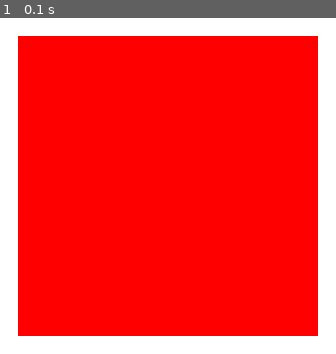
Above: before the commit, frame 1.
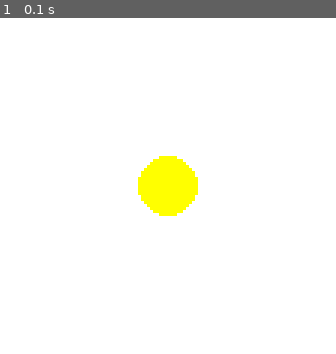
Above: after the commit, the same moment.

Repository: Glitch-tiger/PYGAMEtest
Game: pygame game, started from lesson3/main.py
The game is run twice, just before and just after one commit, with the same random seed, the same clock (stepped at 60 frames per second) and the same inputs.
Inputs:
- Up to frame 1 (0.1 s): no input

The runs differ from the first frame. In frame 1, 80% of the frame differs, in the area x 5-95%, y 5-95%.

Commit message:
NewStructure

Diff:
--- a/1.txt
+++ /dev/null
@@ -1 +0,0 @@
-прив
--- a/main.py
+++ b/lesson2/main.py
@@ -21,7 +21,8 @@
                 sys.exit()     # Выход из программы
 
         # Сюда вставляем код, если хотим отрисовать объект до обновления экрана
-
+        DISPLAYSURF.fill((255, 255, 255))
+        pygame.draw.circle(DISPLAYSURF, (255, 255, 0), (200, 150), 10)
         # Обновление экрана с текущими отрисованными объектами
         pygame.display.update()
 
--- a/settings.py
+++ b/lesson2/settings.py
@@ -1,8 +1,8 @@
 # settings.py
 
 # Ширина и высота экрана
-SCREEN_WIDTH = 400
-SCREEN_HEIGHT = 300
+SCREEN_WIDTH = 800
+SCREEN_HEIGHT = 800
 
 # Основные цвета
 WHITE = (255, 255, 255)  # Белый
--- a/main2.py
+++ b/lesson3/main.py
@@ -1,16 +1,14 @@
 import pygame
 import sys
 from pygame.locals import QUIT
-#--------------------------------------
-from settings import*
-#--------------------------------------
+
 def main():
     # Инициализация Pygame
     pygame.init()
-    #--------------------------------------
+
     # Установка размеров окна и создание поверхности для отображения
-    DISPLAYSURF = pygame.display.set_mode((SCREEN_WIDTH, SCREEN_HEIGHT))
-    #--------------------------------------
+    DISPLAYSURF = pygame.display.set_mode((400, 300))
+
     # Установка заголовка окна
     pygame.display.set_caption('КРУТАЯ ПРОГРАММА')
 
@@ -22,15 +20,13 @@
                 pygame.quit()  # Завершение Pygame
                 sys.exit()     # Выход из программы
 
-        # Сюда вставляем код для отрисовки объектов до обновления экрана
-        #--------------------------------------
-        DISPLAYSURF.fill(WHITE)  # Заполнение фона белым цветом
-        pygame.draw.rect(DISPLAYSURF, (RED), (150, 100, 100, 100))  # Рисуем зеленый квадрат
-        #--------------------------------------
+        # Сюда вставляем код, если хотим отрисовать объект до обновления экрана
+        DISPLAYSURF.fill((255, 255, 255))
+        pygame.draw.circle(DISPLAYSURF, (255, 255, 0), (200, 150), 10)
         # Обновление экрана с текущими отрисованными объектами
         pygame.display.update()
 
-        # Сюда вставляем код для отрисовки объектов после обновления экрана
+        # Сюда вставляем код, если хотим отрисовать объект после обновления экрана
 
 # Запуск функции main при выполнении скрипта
 if __name__ == "__main__":
--- /dev/null
+++ b/lesson3/settings.py
@@ -0,0 +1,24 @@
+# settings.py
+
+# Ширина и высота экрана
+SCREEN_WIDTH = 800
+SCREEN_HEIGHT = 800
+
+# Основные цвета
+WHITE = (255, 255, 255)  # Белый
+BLACK = (0, 0, 0)        # Черный
+RED = (255, 0, 0)        # Красный
+GREEN = (0, 255, 0)      # Зеленый
+BLUE = (0, 0, 255)       # Синий
+YELLOW = (255, 255, 0)   # Желтый
+CYAN = (0, 255, 255)     # Голубой (циан)
+MAGENTA = (255, 0, 255)  # Пурпурный (магент)
+GRAY = (128, 128, 128)   # Серый
+LIGHT_GRAY = (211, 211, 211)  # Светло-серый
+DARK_GRAY = (169, 169, 169)    # Темно-серый
+
+# Примеры дополнительных цветов
+ORANGE = (255, 165, 0)   # Оранжевый
+PINK = (255, 192, 203)   # Розовый
+PURPLE = (128, 0, 128)   # Фиолетовый
+BROWN = (165, 42, 42)     # Коричневый
Renamed: test.py -> lesson1/test.py
Renamed: test2.py -> lesson1/test2.py
Not shown, added: .gitignore
